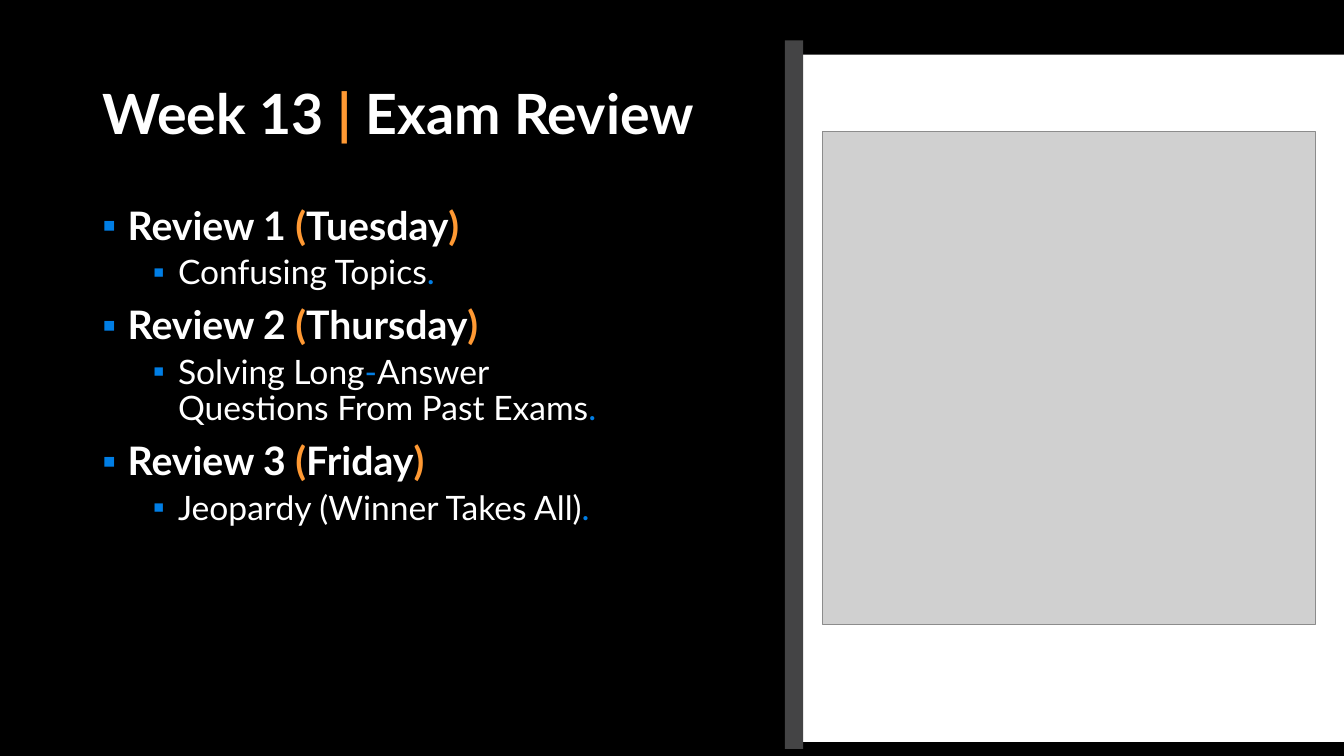
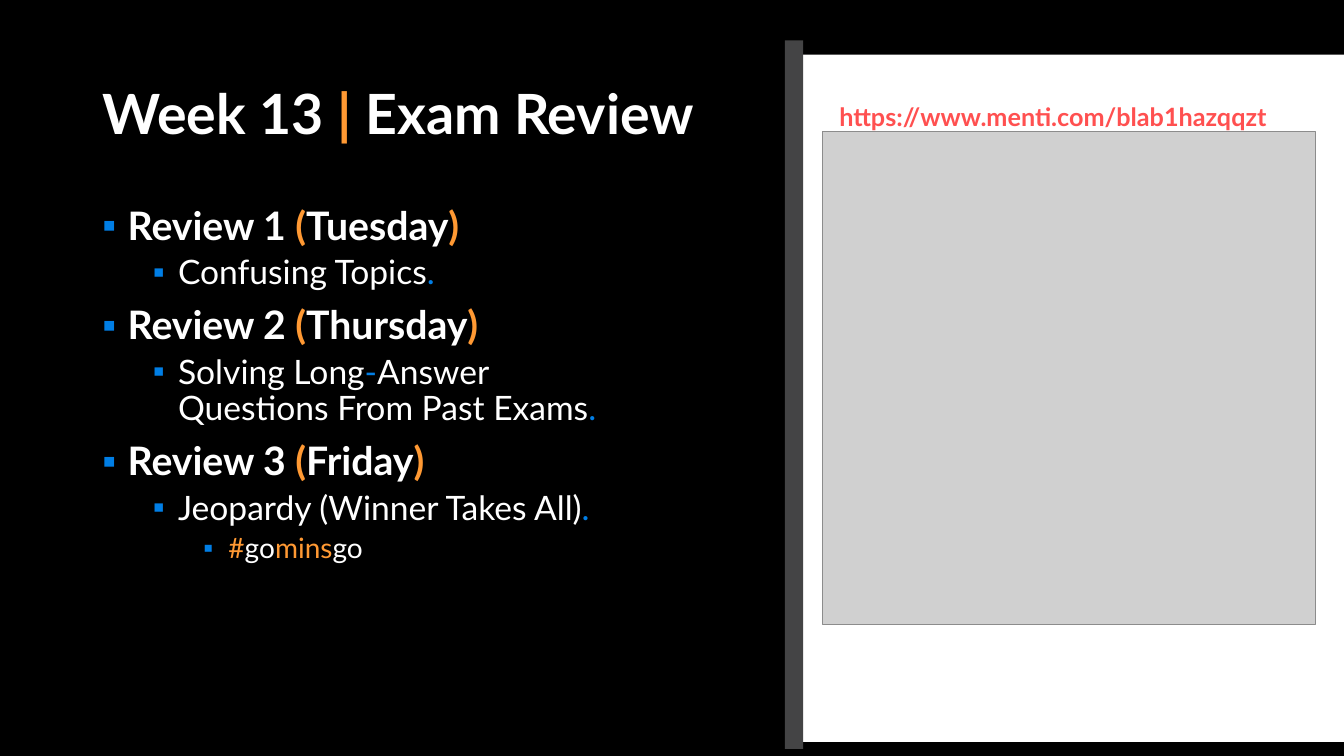
Before and after one commit to APS106/APS106-winter-2023-kinsella-goodfellow, a slide deck: slide 154 of lectures/week12/lecture2/slides/week12_lecture2.pptx. Drawn at 1344x756 pixels with LibreOffice and Linux fonts; fonts in the diff are those of the drawing; grey boxes stand for pictures; background and template pictures are left out. Boxes give left, top, right and bottom in pixels: in the first picture for what was removed or moved away, otherwise in the second. Text is boxed around its words. In the diff, an @@ line names an element or a change of style, - is before the commit and + after.

Commit message:
- week12 content

```diff
--- a/lectures/week12/lecture2/slides/week12_lecture2.pptx
+++ b/lectures/week12/lecture2/slides/week12_lecture2.pptx
@@ text added at <box>839,107,1266,130</box>, 18 pt, text #FF5050, bold @@
+https://www.menti.com/blab1hazqqzt
@@ text at <box>228,537,362,563</box>: paragraph added @@
+    ▪ #gominsgo
```
Also in this commit, not shown: 5 other slides changed, 3 other files.
